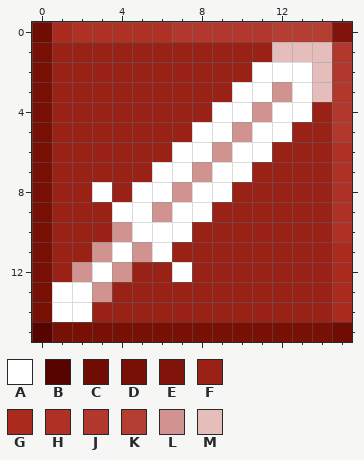
File history of a pixel-art sprite, images/icons/profiles/blade.png. The picture above is the old version.
The file is 16x16 pixels. Colours within 5 levels of each other are drawn and written as one.
Palette (. is transparent): A #ffffff  B #570401  C #710c05  D #781006  E #80140a  F #9a2116  G #aa2b1e  H #af3125  J #b2382d  K #b43e32  L #d1938f  M #e5bebc
Once edited:
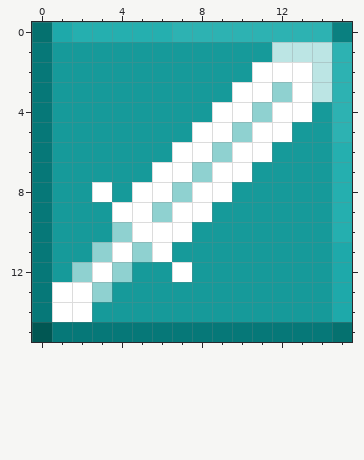
Edits made:
Colour B changes from #570401 to #015753.
Colour C changes from #710c05 to #05716f.
Colour D changes from #781006 to #067878.
Colour E changes from #80140a to #0a8080.
Colour F changes from #9a2116 to #169a9a.
Colour G changes from #aa2b1e to #1ea9aa.
Colour H changes from #af3125 to #25afaf.
Colour J changes from #b2382d to #2db2b2.
Colour L changes from #d1938f to #8fd1d0.
Colour M changes from #e5bebc to #bce5e4.
Colour K gives way to colour J in row 0 at x 12 to 14.
Pixel boxes of the changes (left, top, right, bottom) in both pictures:
changed: (32, 22, 352, 342)
